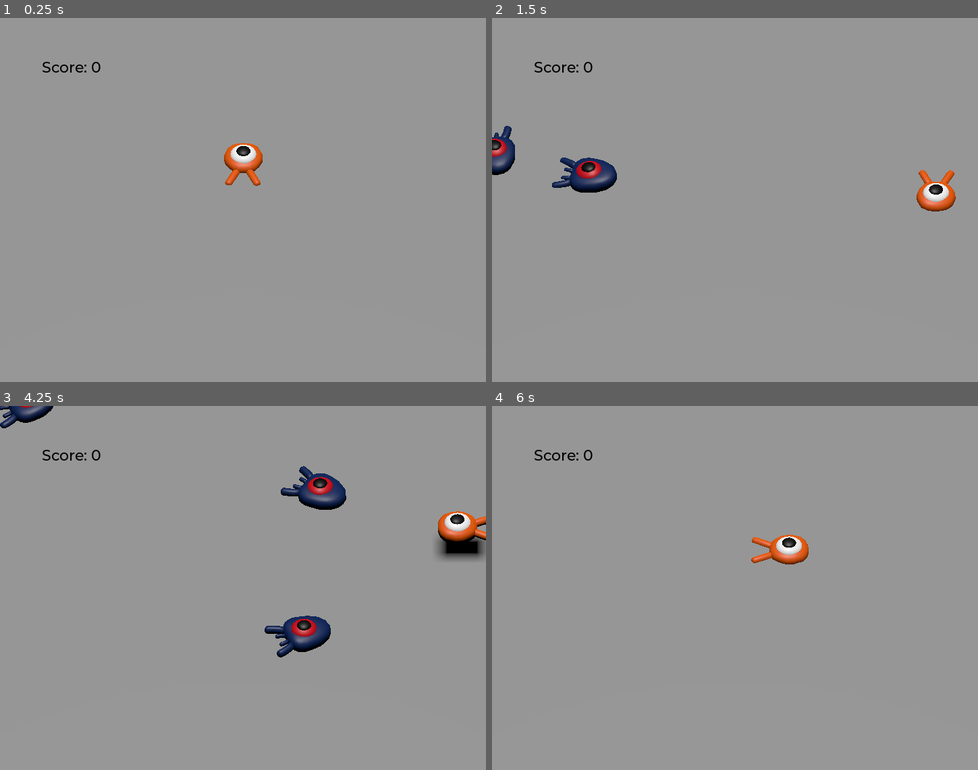
Above: before the commit, frames 1-4 (two rows, left to right).
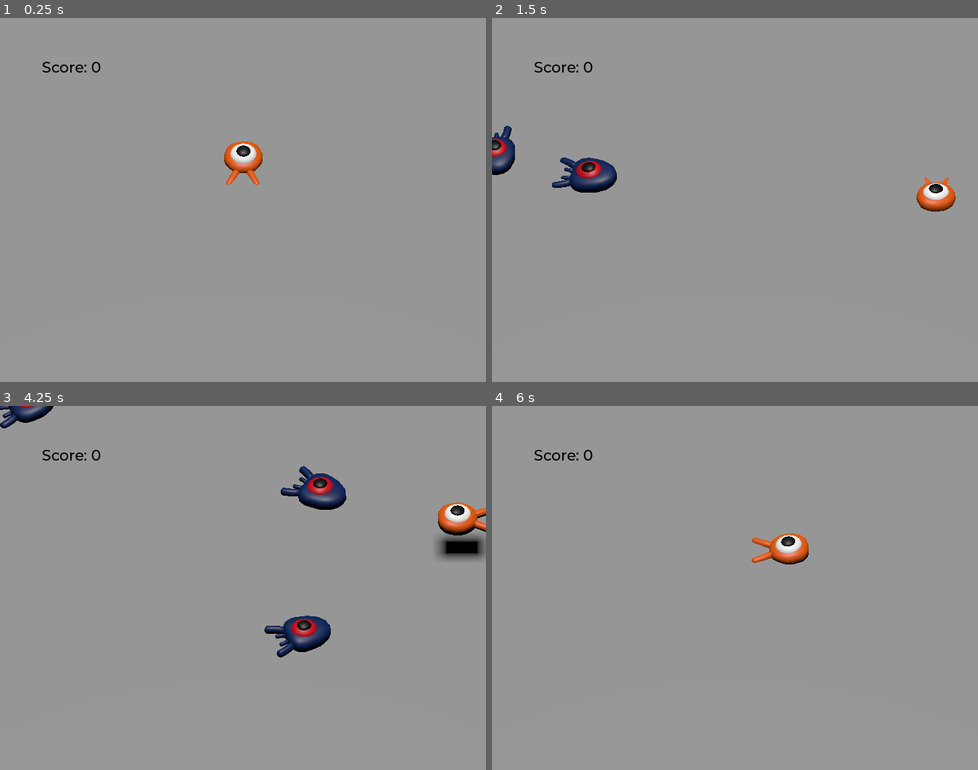
Above: after the commit, the same moments.

Repository: LailaiLand/squash-creeps
Game: Godot game, scene res://main.tscn
The game is run twice, just before and just after one commit, with the same random seed, the same clock (stepped at 60 frames per second) and the same inputs.
Inputs:
- Up to frame 1 (0.25 s): no input
- Up to frame 2 (1.5 s): tap Enter (ui_accept) at 0.5 s; hold D (move_right) 0.53-1.28 s; tap Space (jump) at 0.77 s; hold S (move_back) from 1.28 s (still down)
- Up to frame 3 (4.25 s): tap Space (jump) at 1.52, 3.02, 3.77 s; release S (move_back) at 2.03 s; hold D (move_right) 2.03-2.78 s; hold W (move_forward) 2.78-3.53 s; hold A (move_left) from 3.53 s (still down)
- Up to frame 4 (6 s): tap Space (jump) at 4.52 s; release A (move_left) at 5.03 s; hold S (move_back) 5.03-5.78 s; tap Enter (ui_accept) at 5.75 s; hold D (move_right) from 5.78 s (still down)

The runs differ from the first frame. In frame 1, 0.1% of the frame differs, in the area x 46-55%, y 33-47%; in frame 2, 0.2%; in frame 3, 0.9%, in the area x 90-100%, y 26-38%; in frame 4, 0.2%.

Commit message:
Added animation to player
Simple float animation. I'm not happy with it, but I shall dedicate time to animation specifically another time.

Diff:
--- a/player.tscn
+++ b/player.tscn
@@ -9,6 +9,68 @@
 [sub_resource type="CylinderShape3D" id="CylinderShape3D_n5aay"]
 height = 0.0997328
 radius = 0.830463
+
+[sub_resource type="Animation" id="Animation_jhsrf"]
+resource_name = "float"
+length = 1.2
+loop_mode = 1
+tracks/0/type = "value"
+tracks/0/imported = false
+tracks/0/enabled = true
+tracks/0/path = NodePath("Pivot/Character:position")
+tracks/0/interp = 1
+tracks/0/loop_wrap = true
+tracks/0/keys = {
+"times": PackedFloat32Array(0.3, 0.7, 1.2),
+"transitions": PackedFloat32Array(0.420448, 2.46229, 1),
+"update": 0,
+"values": [Vector3(0, 0, 0), Vector3(0, 0.65, 0), Vector3(0, 0.35, 0)]
+}
+tracks/1/type = "value"
+tracks/1/imported = false
+tracks/1/enabled = true
+tracks/1/path = NodePath("Pivot/Character:rotation")
+tracks/1/interp = 1
+tracks/1/loop_wrap = true
+tracks/1/keys = {
+"times": PackedFloat32Array(0.1, 0.5, 1.2),
+"transitions": PackedFloat32Array(0.420448, 0.420448, 1),
+"update": 0,
+"values": [Vector3(0, 0, 0), Vector3(0.139626, 0, 0), Vector3(-0.15708, 0, 0)]
+}
+
+[sub_resource type="Animation" id="Animation_dun6o"]
+length = 0.001
+tracks/0/type = "value"
+tracks/0/imported = false
+tracks/0/enabled = true
+tracks/0/path = NodePath("Pivot/Character:position")
+tracks/0/interp = 1
+tracks/0/loop_wrap = true
+tracks/0/keys = {
+"times": PackedFloat32Array(0),
+"transitions": PackedFloat32Array(1),
+"update": 0,
+"values": [Vector3(0, 0, 0)]
+}
+tracks/1/type = "value"
+tracks/1/imported = false
+tracks/1/enabled = true
+tracks/1/path = NodePath("Pivot/Character:rotation")
+tracks/1/interp = 1
+tracks/1/loop_wrap = true
+tracks/1/keys = {
+"times": PackedFloat32Array(0),
+"transitions": PackedFloat32Array(1),
+"update": 0,
+"values": [Vector3(0, 0, 0)]
+}
+
+[sub_resource type="AnimationLibrary" id="AnimationLibrary_urg4p"]
+_data = {
+"RESET": SubResource("Animation_dun6o"),
+"float": SubResource("Animation_jhsrf")
+}
 
 [node name="Player" type="CharacterBody3D"]
 collision_mask = 6
@@ -31,4 +93,10 @@
 transform = Transform3D(1, 0, 0, 0, 1, 0, 0, 0, 1, 0, 0.416664, 0)
 shape = SubResource("CylinderShape3D_n5aay")
 
+[node name="AnimationPlayer" type="AnimationPlayer" parent="."]
+libraries = {
+"": SubResource("AnimationLibrary_urg4p")
+}
+autoplay = "float"
+
 [connection signal="body_entered" from="MobDetector" to="." method="_on_mob_detector_body_entered"]
Not shown: 1 places in player.tscn that only renumber resources
